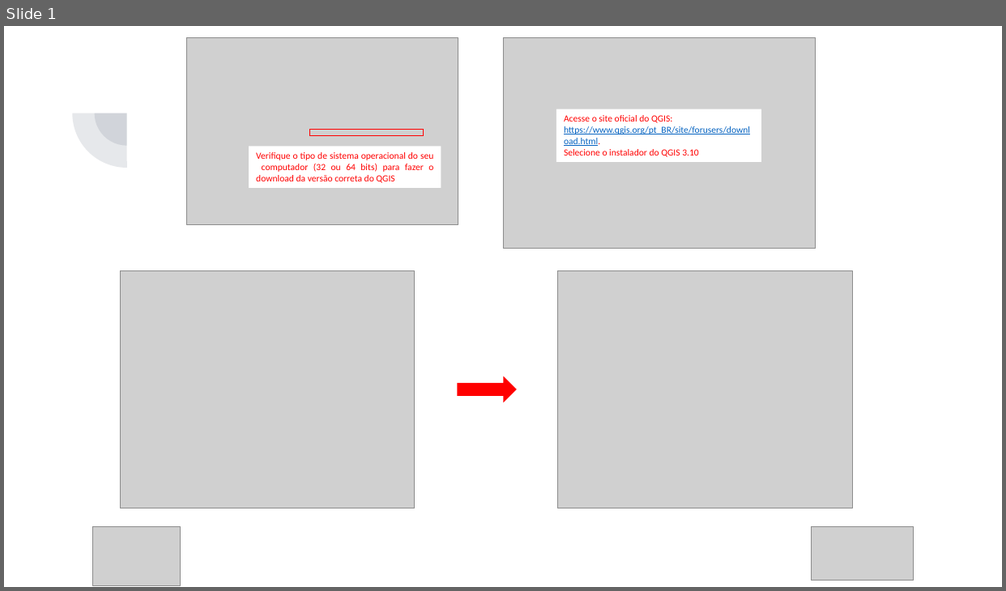
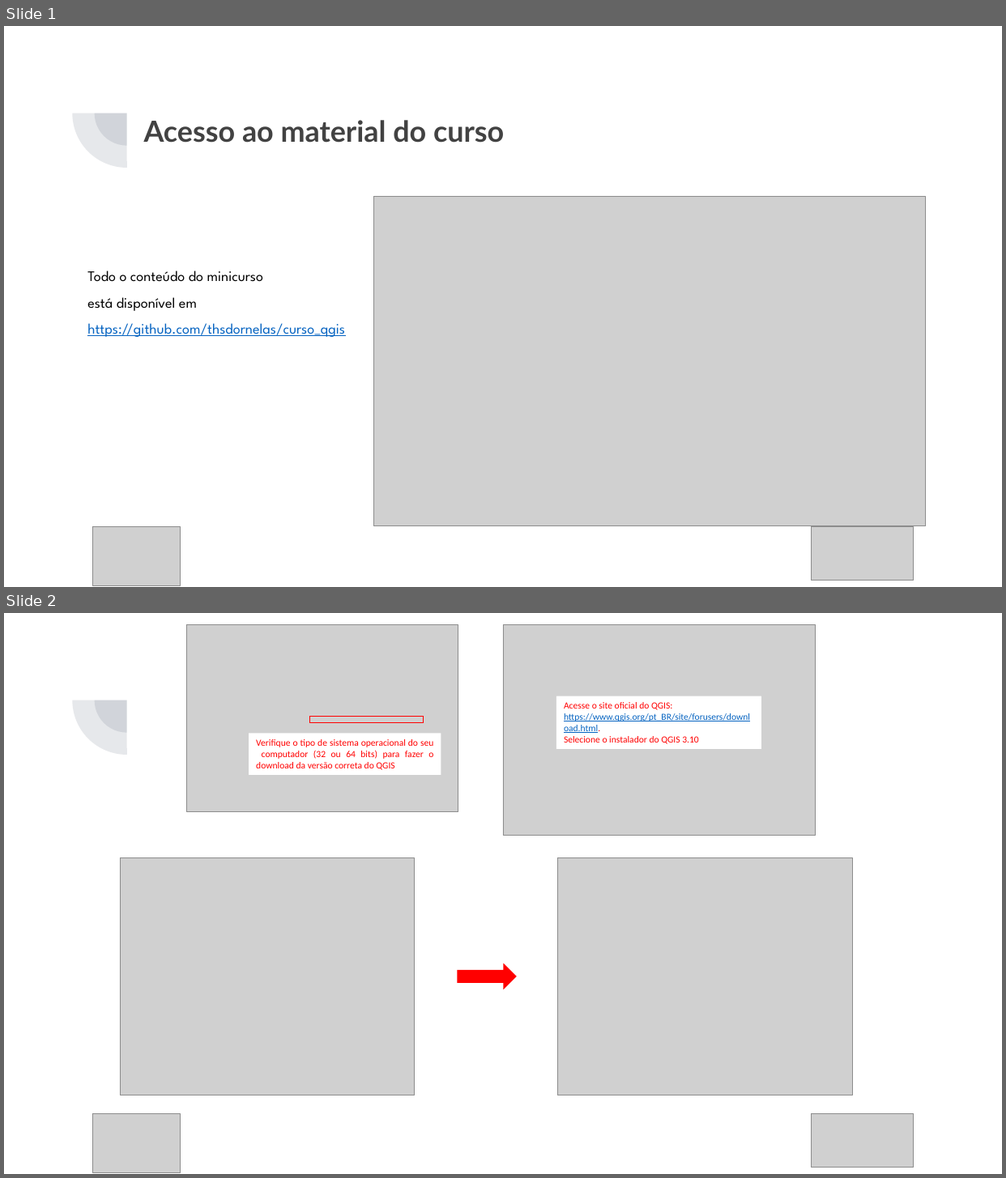
Before and after one commit to thsdornelas/curso_qgis, a slide deck: slides/Instalacao_QGIS.pptx. Shown one above the other, each under a label of ours: slide 1 before the commit, slides 1 and 2 after it. The pictures are 1006x591 and 1006x1178 pixels, drawn with LibreOffice and Linux fonts; fonts in the diff are those of the drawing; grey boxes stand for pictures. Boxes give left, top, right and bottom in pixels: in the first picture for what was removed or moved away, otherwise in the second. Text is boxed around its words. In the diff, an @@ line names an element or a change of style, - is before the commit and + after.

```diff
--- a/slides/Instalacao_QGIS.pptx
+++ b/slides/Instalacao_QGIS.pptx
@@ slide 1 added at [4, 26, 1002, 587], background #FFFFFF; not listed: 2 template elements that a slide beside it also shows @@
@@ text added at [144, 120, 504, 143], 28 pt, text #424242, bold @@
+Acesso ao material do curso
@@ picture added at [374, 196, 926, 527] @@
@@ text added at [87, 271, 345, 337], 14 pt, text #0563C1, underline @@
+Todo o conteúdo do minicurso
+está disponível em
+https://github.com/thsdornelas/curso_qgis
@@ picture added at [92, 527, 180, 586] @@
@@ picture added at [811, 527, 914, 581] @@
@@ what was slide 1 is now slide 2 @@
```
Also in this commit, not shown: 1 other file.
